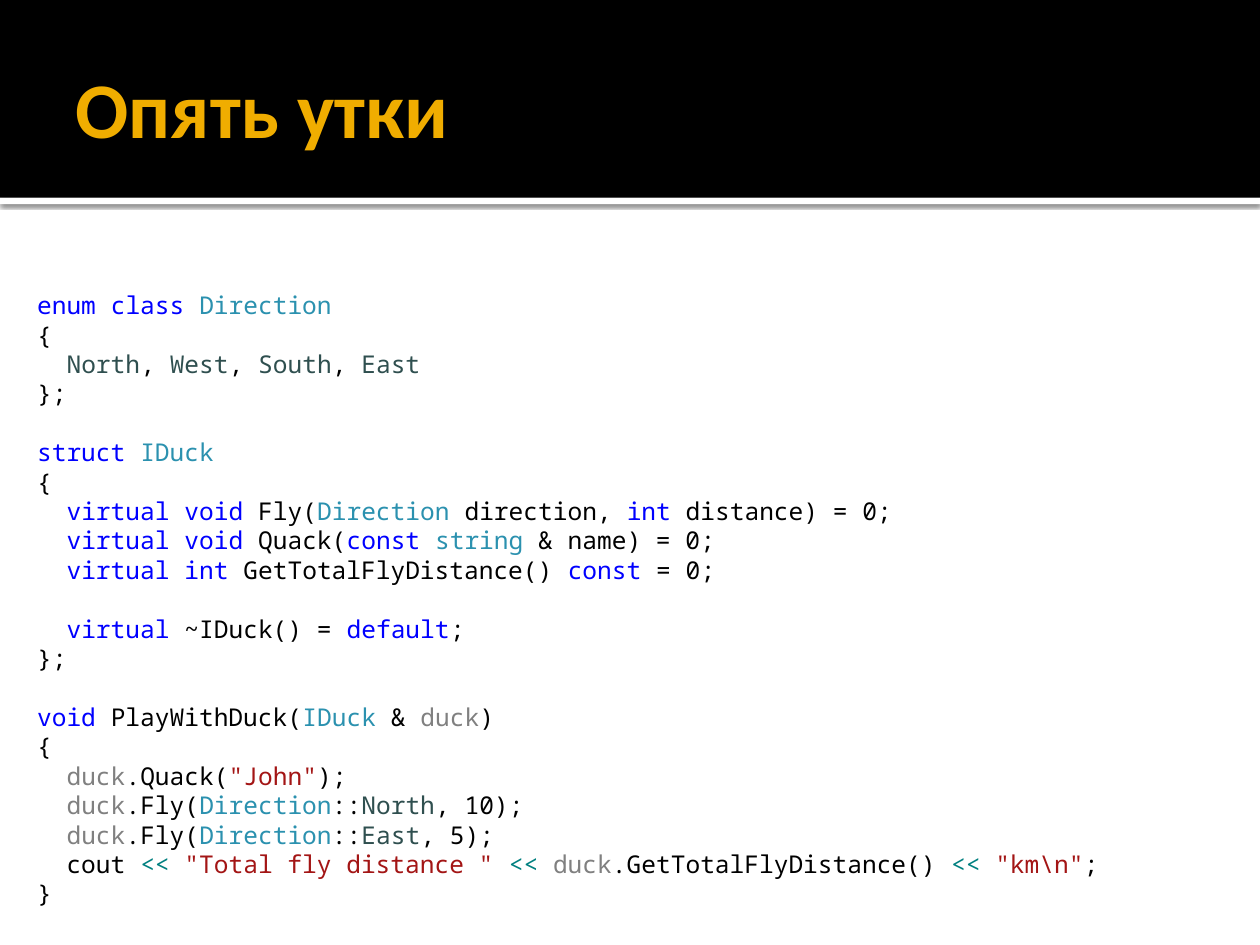
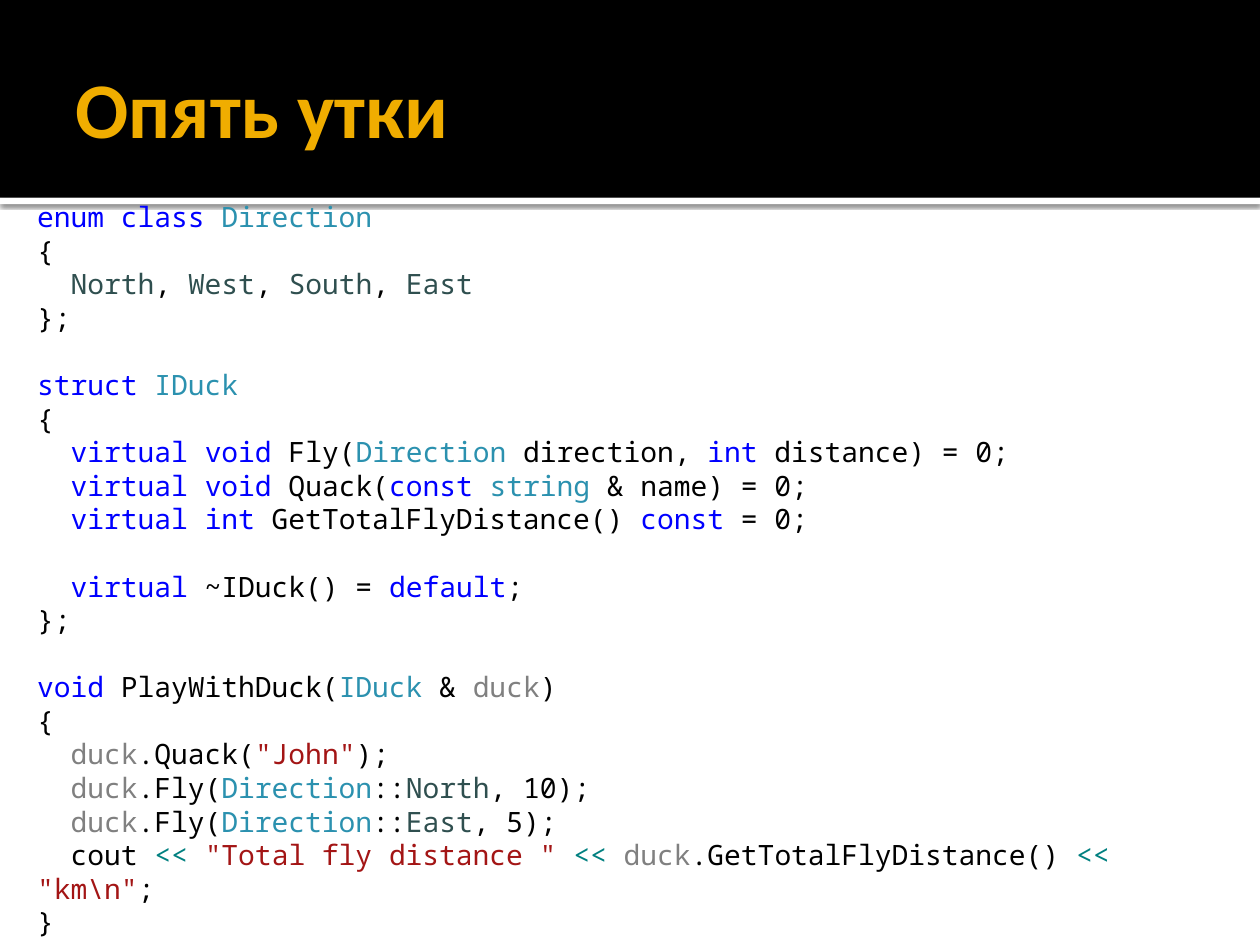
Before and after one commit to iv-sergius/ood, a slide deck: slide 15 of lectures/12.proxy/proxy.pptx. Drawn at 1260x945 pixels with LibreOffice and Linux fonts; fonts in the diff are those of the drawing. Boxes give left, top, right and bottom in pixels: in the first picture for what was removed or moved away, otherwise in the second. Text is boxed around its words. In the diff, an @@ line names an element or a change of style, - is before the commit and + after.

```diff
--- a/lectures/12.proxy/proxy.pptx
+++ b/lectures/12.proxy/proxy.pptx
@@ text "enum class Direction" moved from (x1=37, y1=295, x2=1098, y2=879) to (x1=37, y1=204, x2=1060, y2=903) @@
@@ text "enum class Direction" at (x1=37, y1=204, x2=1060, y2=903): size 14 to 16 pt @@
```
Also in this commit, not shown: 14 other slides changed.
